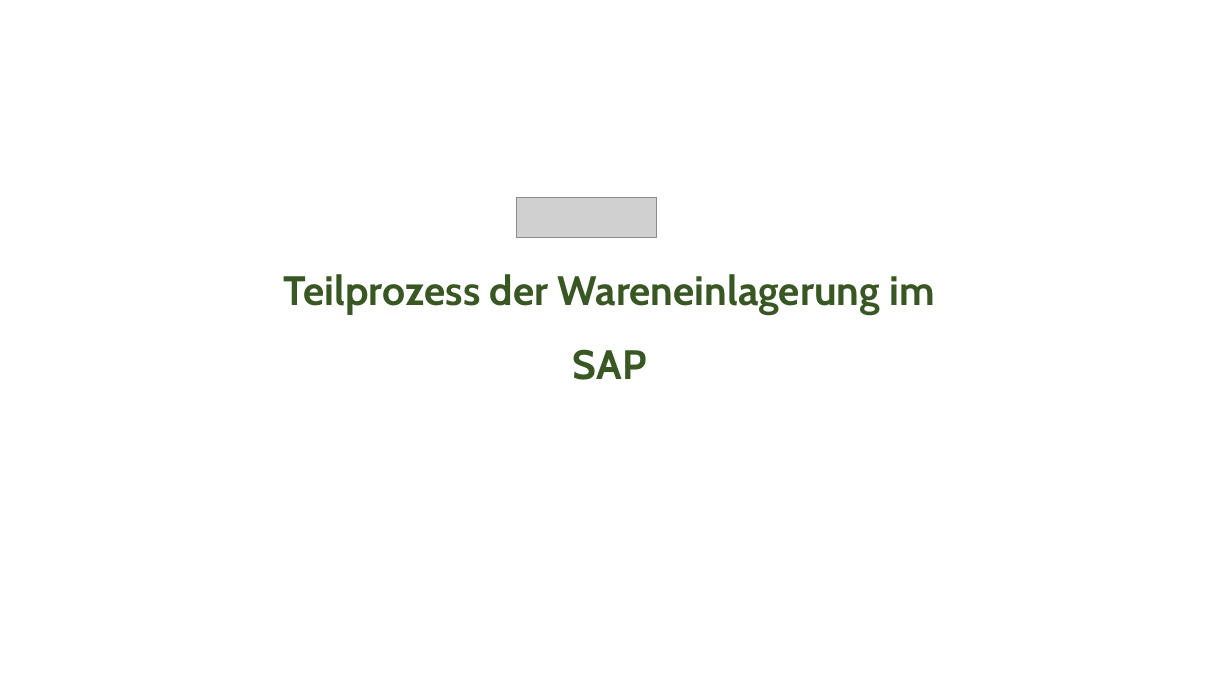
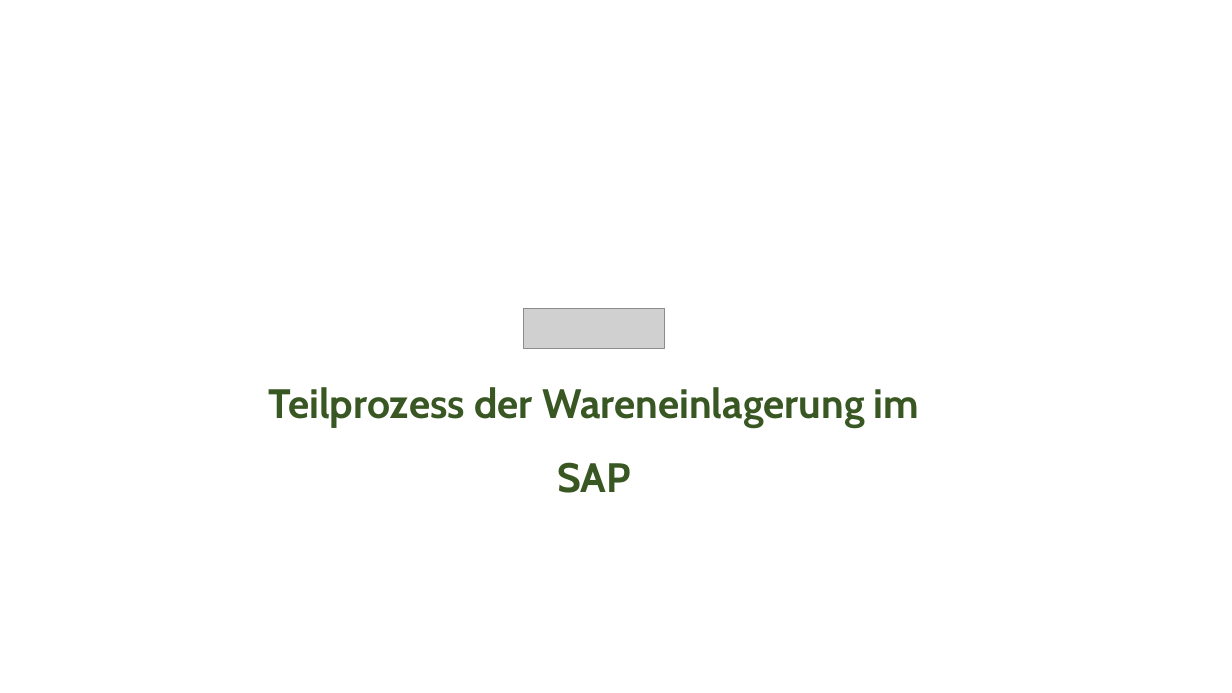
Before and after one commit to Ratoh/SAPLEXA, a slide deck: slide 3 of CavallaroAngelo/Präsentation Wahlmodulvorstellung/SAPlexa Präsentation FINAL.pptx. Drawn at 1232x693 pixels with LibreOffice and Linux fonts; fonts in the diff are those of the drawing; grey boxes stand for pictures. Boxes give left, top, right and bottom in pixels: in the first picture for what was removed or moved away, otherwise in the second. Text is boxed around its words. In the diff, an @@ line names an element or a change of style, - is before the commit and + after.

```diff
--- a/CavallaroAngelo/Präsentation Wahlmodulvorstellung/SAPlexa Präsentation FINAL.pptx
+++ b/CavallaroAngelo/Präsentation Wahlmodulvorstellung/SAPlexa Präsentation FINAL.pptx
@@ picture moved from (x1=516, y1=197, x2=656, y2=238) to (x1=524, y1=308, x2=665, y2=348) @@
@@ text "Teilprozess der Wareneinlagerung im SAP" moved from (x1=284, y1=274, x2=934, y2=380) to (x1=268, y1=387, x2=919, y2=493) @@
@@ text "Teilprozess der Wareneinlagerung im SAP" at (x1=268, y1=387, x2=919, y2=493): list level 2 to 1 in "Teilprozess der Wareneinlagerung im SAP" @@
```
Also in this commit, not shown: 4 other slides changed.
